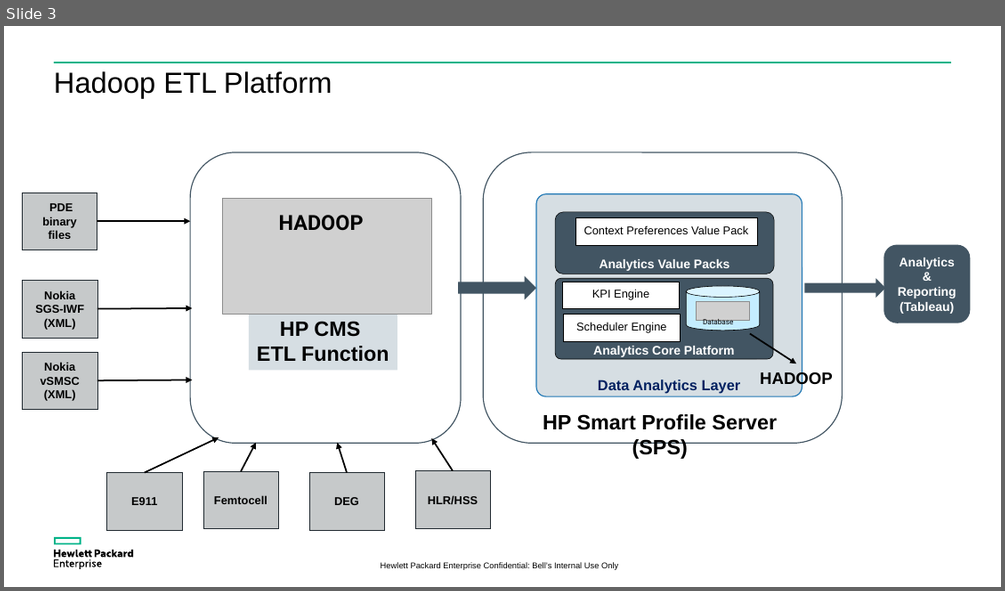
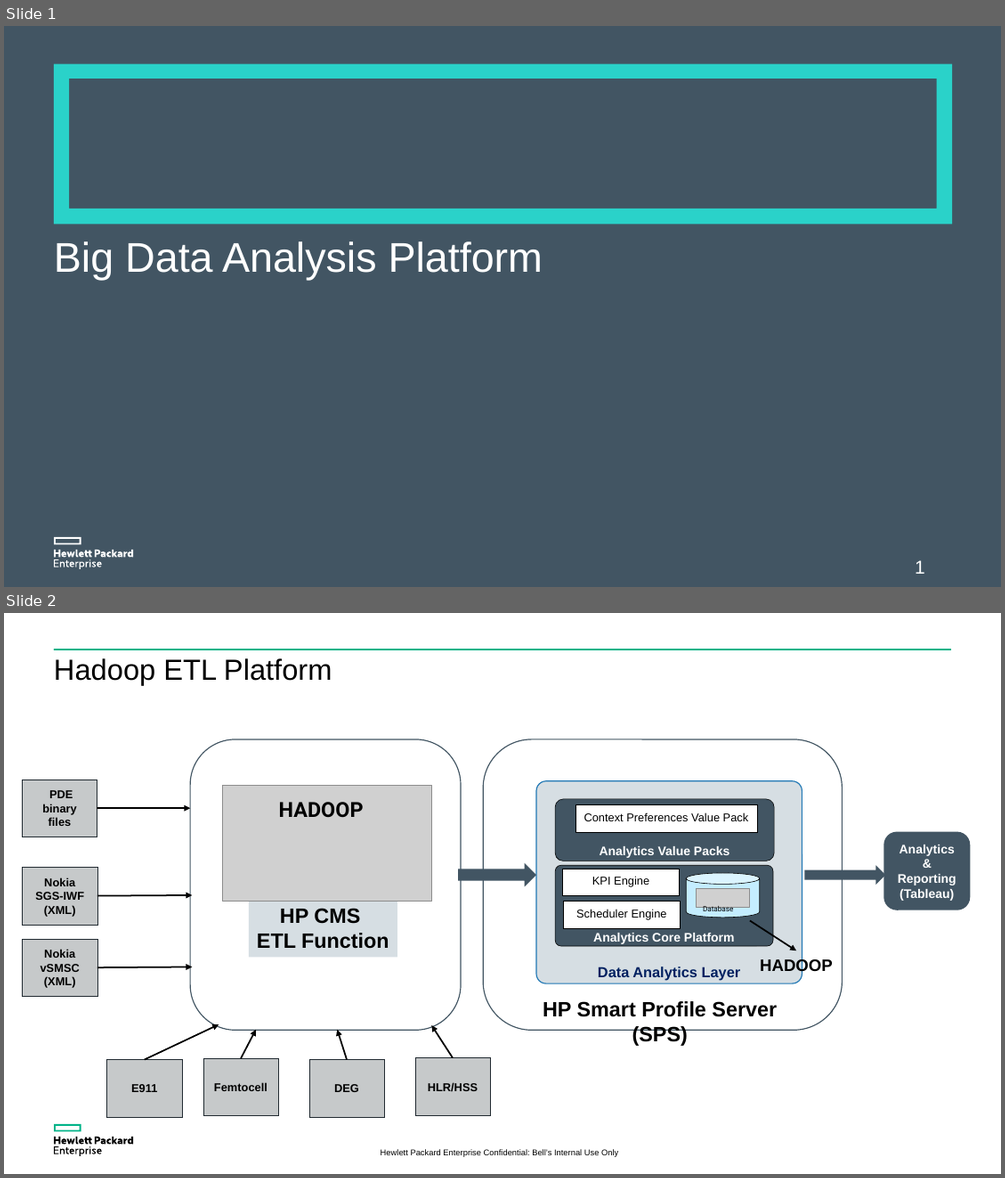
Before and after one commit to phillipcheng/log.analysis, a slide deck: bdap-engine/doc/BDAP_0.1.0.pptx. Shown one above the other, each under a label of ours: slide 3 before the commit, slides 1 and 2 after it. The pictures are 1005x591 and 1005x1178 pixels, drawn with LibreOffice and Linux fonts; fonts in the diff are those of the drawing; grey boxes stand for pictures; background and template pictures are left out. Boxes give left, top, right and bottom in pixels: in the first picture for what was removed or moved away, otherwise in the second. Text is boxed around its words. In the diff, an @@ line names an element or a change of style, - is before the commit and + after.

```diff
--- a/bdap-engine/doc/BDAP_0.1.0.pptx
+++ b/bdap-engine/doc/BDAP_0.1.0.pptx
@@ slide 1 added at box(4, 26, 1001, 587), background #425563 @@
@@ freeform shape added at box(53, 64, 952, 224), fill #2AD2C9 @@
@@ title added at box(54, 241, 543, 280), 40 pt, text #FFFFFF @@
+Big Data Analysis Platform
@@ freeform shape added at box(54, 537, 81, 544), fill #FFFFFF @@
@@ freeform shape added at box(54, 549, 133, 569), fill #FFFFFF @@
@@ page number added at box(914, 560, 925, 573), 18 pt, text #FFFFFF @@
+1
@@ what was slide 3 is now slide 2 @@
```
Also in this commit, not shown: 2 slides removed, 21 other files.
